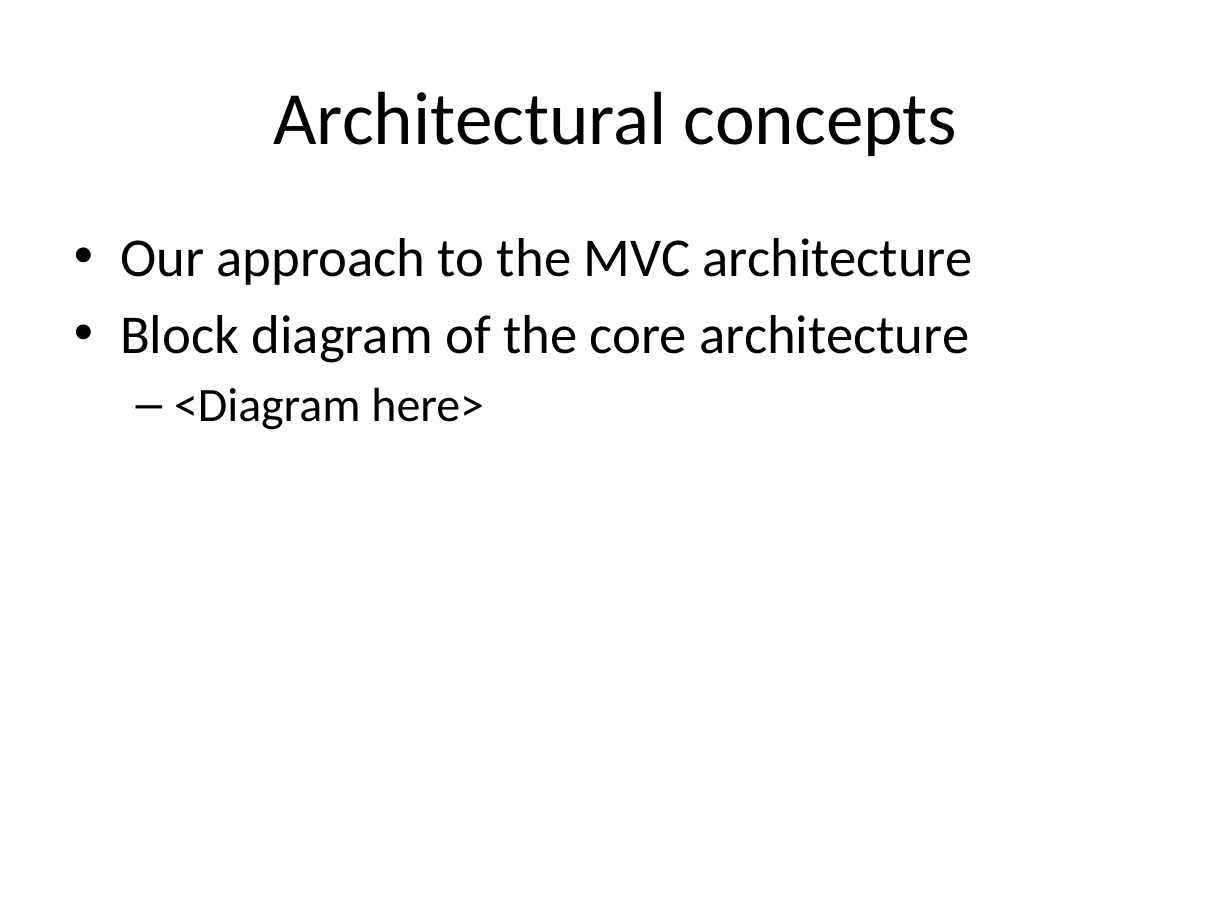
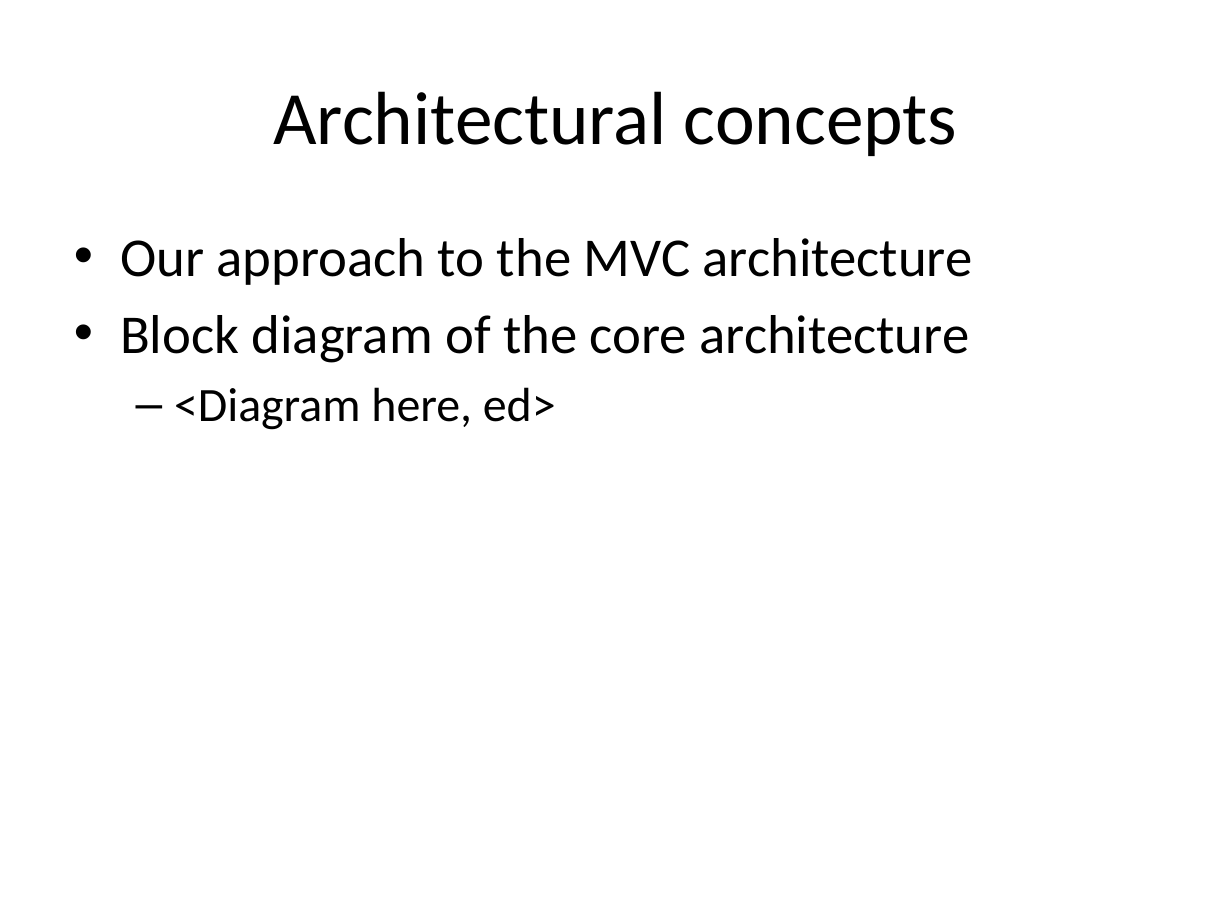
Before and after one commit to edderick/RunwayRedeclaration, a slide deck: slide 6 of doc/D2/Slides.pptx. Drawn at 1232x924 pixels with LibreOffice and Linux fonts; fonts in the diff are those of the drawing. Boxes give left, top, right and bottom in pixels: in the first picture for what was removed or moved away, otherwise in the second. Text is boxed around its words. In the diff, an @@ line names an element or a change of style, - is before the commit and + after.

```diff
--- a/doc/D2/Slides.pptx
+++ b/doc/D2/Slides.pptx
@@ text at (174, 387, 556, 430): text changed @@
-  – <Diagram here>
+  – <Diagram here, ed>
```
Also in this commit, not shown: 3 other slides changed.
